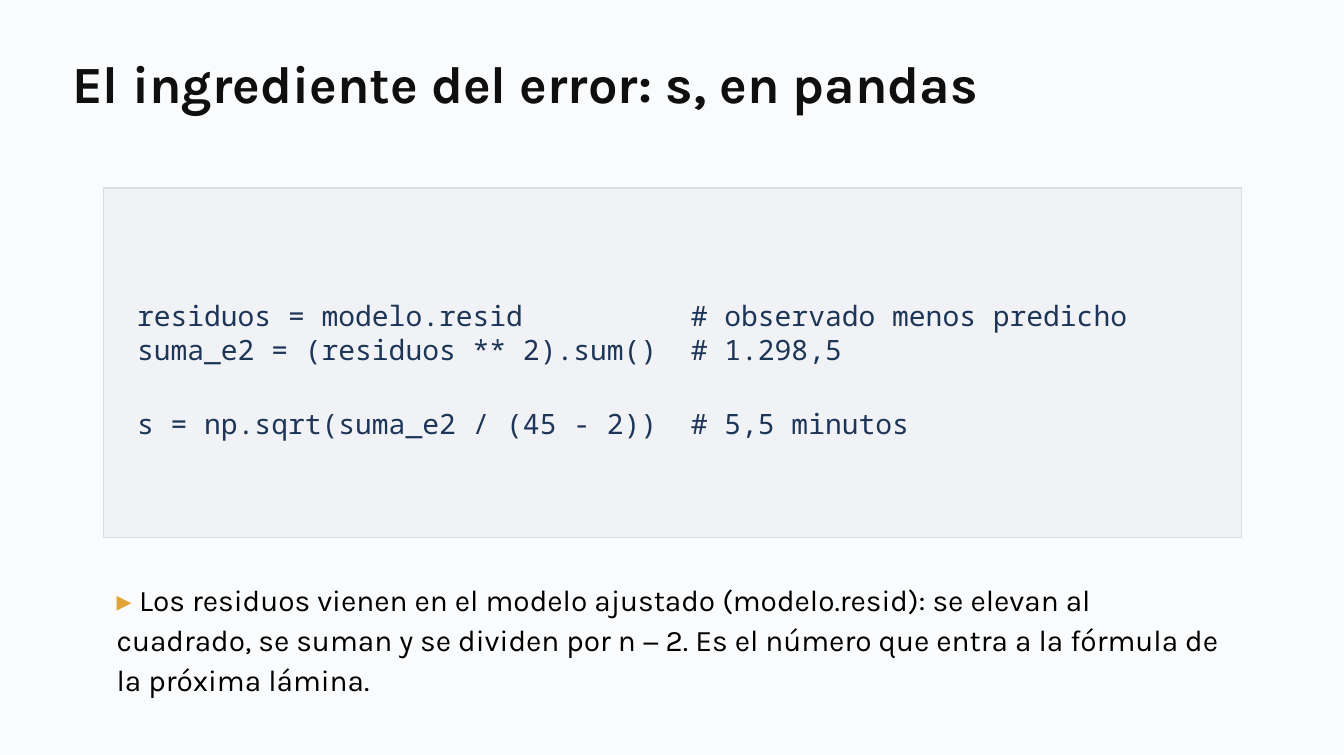
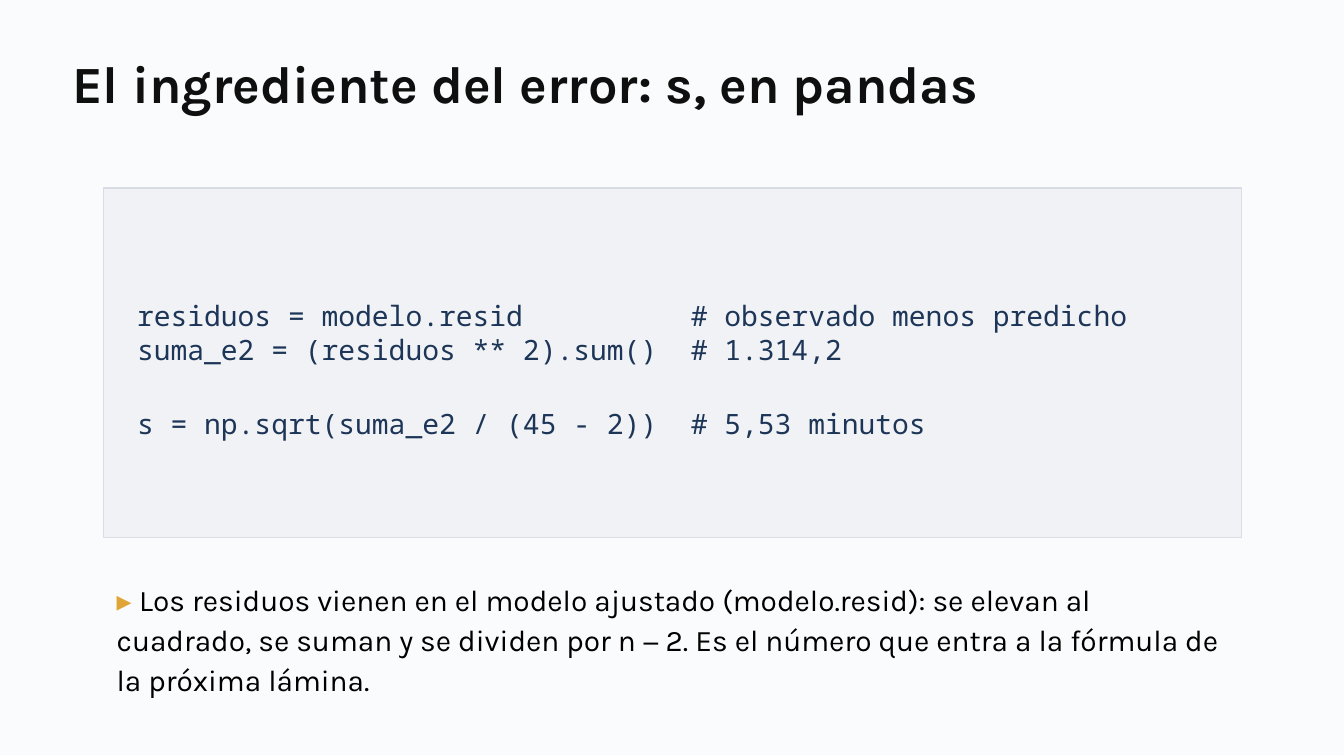
Before and after one commit to daniopitz/cienciadatos, a slide deck: slide 26 of presentaciones/clase04_regresion.pptx. Drawn at 1344x755 pixels with LibreOffice and Linux fonts; fonts in the diff are those of the drawing. Boxes give left, top, right and bottom in pixels: in the first picture for what was removed or moved away, otherwise in the second. Text is boxed around its words. In the diff, an @@ line names an element or a change of style, - is before the commit and + after.

```diff
--- a/presentaciones/clase04_regresion.pptx
+++ b/presentaciones/clase04_regresion.pptx
@@ text in rectangle at box(137, 338, 925, 441): text changed @@
-suma_e2 = (residuos ** 2).sum() # 1.298,5
-s = np.sqrt(suma_e2 / (45 - 2)) # 5,5 minutos
+suma_e2 = (residuos ** 2).sum() # 1.314,2
+s = np.sqrt(suma_e2 / (45 - 2)) # 5,53 minutos
```
Also in this commit, not shown: 11 other slides changed, 10 other files.
